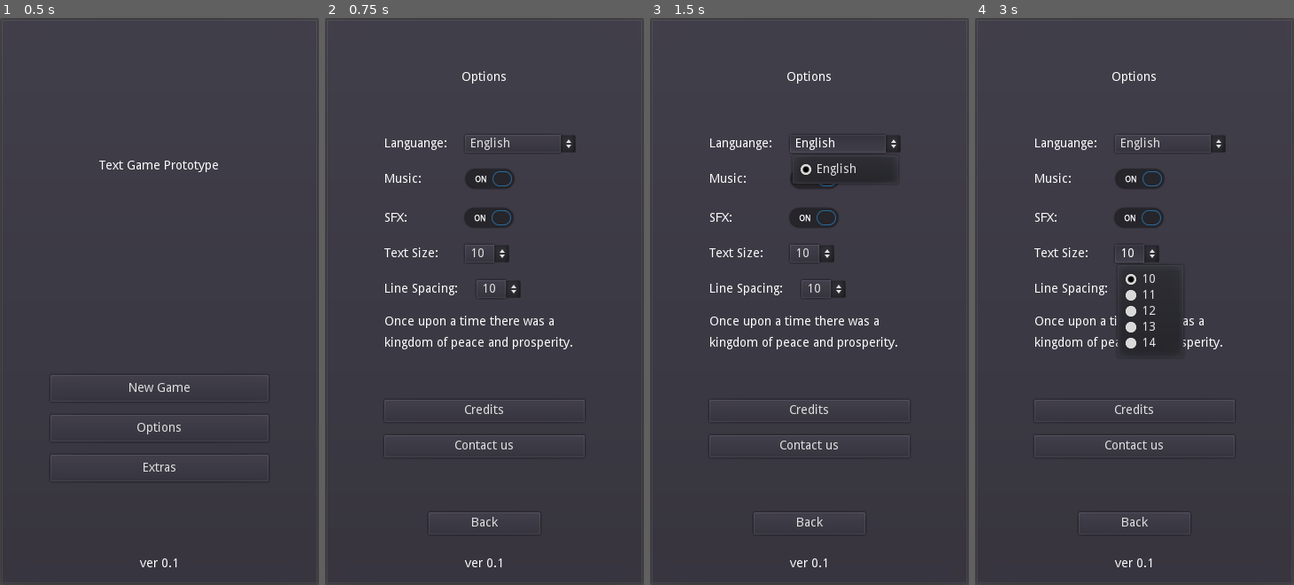
Above: before the commit, frames 1-4 (left to right).
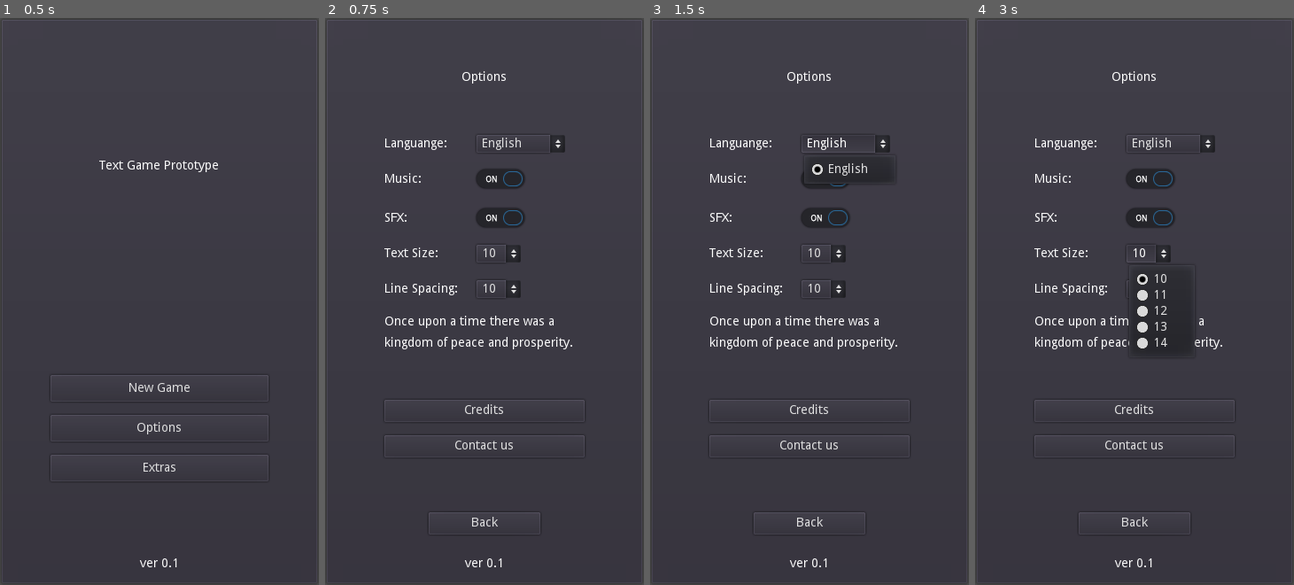
Above: after the commit, the same moments.

Repository: philipuriarte/A-Churchyard-of-Orphans
Game: Godot game, scene res://scenes/main.tscn
Two runs of this game, one before a commit and one after it. Both use one fixed random seed, a clock stepped at 60 frames per second and the inputs below.
Inputs (mouse positions are in pixels of both pictures, inside the frame that each line leads up to; where the layout moved, square brackets give the same spot in the first picture):
- Up to frame 1 (0.5 s): no input
- Up to frame 2 (0.75 s): click "Options" at 0.5 s
- Up to frame 3 (1.5 s): click "English" at 1.25 s
- Up to frame 4 (3 s): click (1150, 216) [1140, 216] at 2 s; click "10" at 2.75 s

Frame 1 is identical in both runs. In frame 2, 1.0% of the frame differs, in the area x 43-79%, y 20-44%; in frame 3, 1.1%; in frame 4, 1.9%, in the area x 43-79%, y 20-59%.

Commit message:
Fix spacing of nodes in OptionsContainer

Diff:
--- a/scenes/options_screen.tscn
+++ b/scenes/options_screen.tscn
@@ -148,15 +148,16 @@
 
 [node name="LangLabel" type="Label" parent="MarginContainer/MainCointainer/OptionsMargin/OptionsContainer/Languange"]
 margin_top = 3.0
-margin_right = 71.0
+margin_right = 84.0
 margin_bottom = 17.0
+rect_min_size = Vector2( 84, 0 )
 text = "Languange:"
 
 [node name="LangOptions" type="OptionButton" parent="MarginContainer/MainCointainer/OptionsMargin/OptionsContainer/Languange"]
-margin_left = 91.0
-margin_right = 216.0
-margin_bottom = 20.0
-rect_min_size = Vector2( 125, 0 )
+margin_left = 104.0
+margin_right = 204.0
+margin_bottom = 20.0
+rect_min_size = Vector2( 100, 0 )
 focus_mode = 0
 enabled_focus_mode = 0
 text = "English"
@@ -171,17 +172,17 @@
 [node name="Music" type="HBoxContainer" parent="MarginContainer/MainCointainer/OptionsMargin/OptionsContainer/MusicContainer"]
 margin_right = 226.0
 margin_bottom = 40.0
-custom_constants/separation = 40
 
 [node name="MusicLabel" type="Label" parent="MarginContainer/MainCointainer/OptionsMargin/OptionsContainer/MusicContainer/Music"]
 margin_top = 13.0
-margin_right = 42.0
+margin_right = 90.0
 margin_bottom = 27.0
+rect_min_size = Vector2( 90, 0 )
 text = "Music:"
 
 [node name="MusicButton" type="CheckButton" parent="MarginContainer/MainCointainer/OptionsMargin/OptionsContainer/MusicContainer/Music"]
-margin_left = 82.0
-margin_right = 158.0
+margin_left = 94.0
+margin_right = 170.0
 margin_bottom = 40.0
 focus_mode = 0
 pressed = true
@@ -191,17 +192,17 @@
 margin_top = 44.0
 margin_right = 226.0
 margin_bottom = 84.0
-custom_constants/separation = 55
 
 [node name="SFXLabel" type="Label" parent="MarginContainer/MainCointainer/OptionsMargin/OptionsContainer/MusicContainer/SFX"]
 margin_top = 13.0
-margin_right = 26.0
+margin_right = 90.0
 margin_bottom = 27.0
+rect_min_size = Vector2( 90, 0 )
 text = "SFX:"
 
 [node name="SFXButton" type="CheckButton" parent="MarginContainer/MainCointainer/OptionsMargin/OptionsContainer/MusicContainer/SFX"]
-margin_left = 81.0
-margin_right = 157.0
+margin_left = 94.0
+margin_right = 170.0
 margin_bottom = 40.0
 focus_mode = 0
 pressed = true
@@ -216,17 +217,17 @@
 [node name="TextSize" type="HBoxContainer" parent="MarginContainer/MainCointainer/OptionsMargin/OptionsContainer/TextContainer"]
 margin_right = 226.0
 margin_bottom = 20.0
-custom_constants/separation = 30
 
 [node name="SizeLabel" type="Label" parent="MarginContainer/MainCointainer/OptionsMargin/OptionsContainer/TextContainer/TextSize"]
 margin_top = 3.0
-margin_right = 61.0
+margin_right = 100.0
 margin_bottom = 17.0
+rect_min_size = Vector2( 100, 0 )
 text = "Text Size:"
 
 [node name="SizeOptions" type="OptionButton" parent="MarginContainer/MainCointainer/OptionsMargin/OptionsContainer/TextContainer/TextSize"]
-margin_left = 91.0
-margin_right = 141.0
+margin_left = 104.0
+margin_right = 154.0
 margin_bottom = 20.0
 rect_min_size = Vector2( 50, 0 )
 focus_mode = 0
